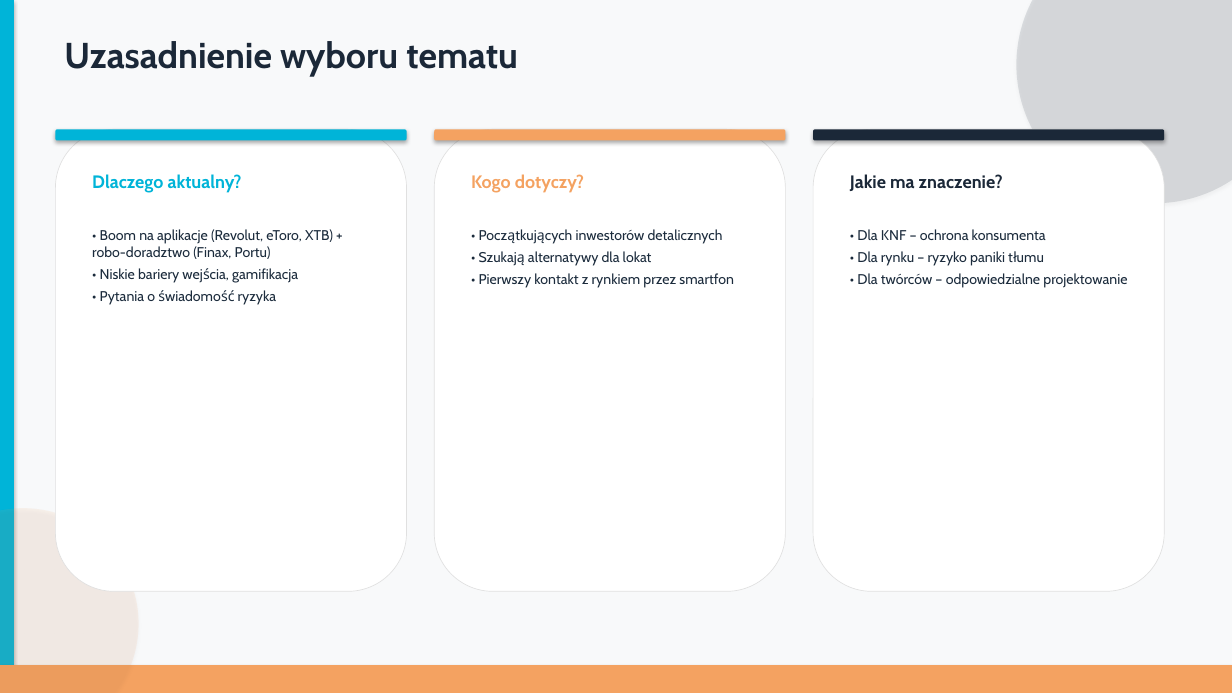
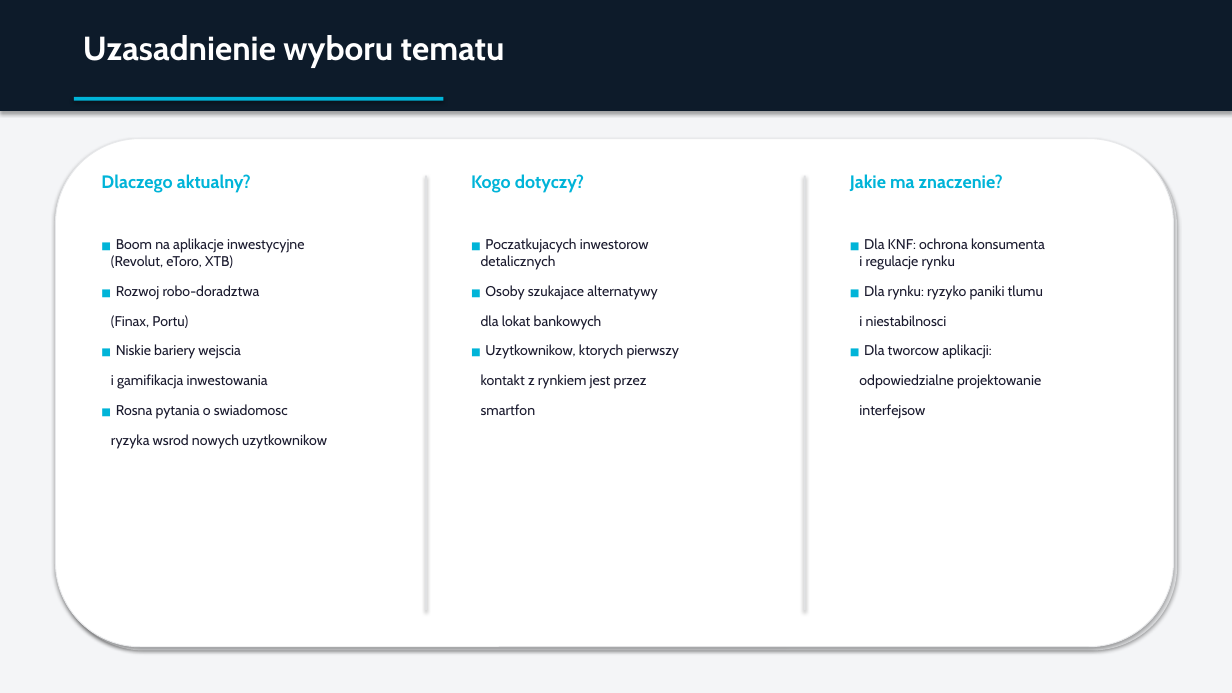
Before and after one commit to krystian61222-cyber/github, a slide deck: slide 2 of Prezentacja_Fintech.pptx. Drawn at 1232x693 pixels with LibreOffice and Linux fonts; fonts in the diff are those of the drawing. Boxes give left, top, right and bottom in pixels: in the first picture for what was removed or moved away, otherwise in the second. Text is boxed around its words. In the diff, an @@ line names an element or a change of style, - is before the commit and + after.

Commit message:
feat: redesign presentation with premium unified layout

```diff
--- a/Prezentacja_Fintech.pptx
+++ b/Prezentacja_Fintech.pptx
@@ background #F8F9FA to #F4F5F7 @@
@@ rectangle removed at (x1=0, y1=0, x2=14, y2=693) @@
@@ rectangle added at (x1=0, y1=0, x2=1232, y2=111), fill #0D1B2A @@
@@ text "Uzasadnienie wyboru tematu" moved from (x1=64, y1=41, x2=518, y2=76) to (x1=83, y1=35, x2=505, y2=68) @@
@@ text "Uzasadnienie wyboru tematu" at (x1=83, y1=35, x2=505, y2=68): size 28 to 26 pt, text colour #1B2838 to #FFFFFF @@
@@ ellipse removed at (x1=1017, y1=0, x2=1232, y2=203) @@
@@ rectangle added at (x1=74, y1=97, x2=444, y2=101), fill #00B4D8 @@
@@ rounded rectangle resized from (x1=434, y1=129, x2=786, y2=592) to (x1=55, y1=139, x2=1174, y2=647) @@
@@ rounded rectangle at (x1=55, y1=139, x2=1174, y2=647): outline #E0E0E0 0.5 pt to #E8E9EB 0.75 pt; shadow on @@
@@ rounded rectangle removed at (x1=55, y1=129, x2=407, y2=592) @@
@@ rounded rectangle removed at (x1=55, y1=129, x2=407, y2=140) @@
@@ rounded rectangle added at (x1=59, y1=142, x2=1177, y2=651), fill #E0E1E3 @@
@@ rounded rectangle removed at (x1=434, y1=129, x2=786, y2=140) @@
@@ rounded rectangle removed at (x1=813, y1=129, x2=1165, y2=592) @@
@@ rounded rectangle removed at (x1=813, y1=129, x2=1165, y2=140) @@
@@ text "Dlaczego aktualny?" moved from (x1=92, y1=174, x2=242, y2=193) to (x1=101, y1=174, x2=251, y2=193) @@
@@ rectangle added at (x1=425, y1=176, x2=427, y2=610), fill #E0E1E3 @@
@@ text "Kogo dotyczy?" at (x1=471, y1=174, x2=584, y2=193): text colour #F4A261 to #00B4D8 @@
@@ rectangle added at (x1=804, y1=176, x2=806, y2=610), fill #E0E1E3 @@
@@ text "Jakie ma znaczenie?" at (x1=850, y1=174, x2=1003, y2=191): text colour #1B2838 to #00B4D8 @@
@@ text at (x1=111, y1=238, x2=327, y2=449): text changed; text colour #1B2B3C to #1A1A2E @@
-• Boom na aplikacje (Revolut, eToro, XTB) + robo-doradztwo (Finax, Portu)
-• Niskie bariery wejścia, gamifikacja
-• Pytania o świadomość ryzyka
+■ Boom na aplikacje inwestycyjne
+(Revolut, eToro, XTB)
+■ Rozwoj robo-doradztwa
+(Finax, Portu)
+■ Niskie bariery wejscia
+i gamifikacja inwestowania
+■ Rosna pytania o swiadomosc
+ryzyka wsrod nowych uzytkownikow
@@ text at (x1=481, y1=238, x2=680, y2=415): text changed; text colour #1B2B3C to #1A1A2E @@
-• Początkujących inwestorów detalicznych
-• Szukają alternatywy dla lokat
-• Pierwszy kontakt z rynkiem przez smartfon
+■ Poczatkujacych inwestorow
+detalicznych
+■ Osoby szukajace alternatywy
+dla lokat bankowych
+■ Uzytkownikow, ktorych pierwszy
+kontakt z rynkiem jest przez
+smartfon
@@ text at (x1=859, y1=238, x2=1045, y2=419): text changed; text colour #1B2B3C to #1A1A2E @@
-• Dla KNF – ochrona konsumenta
-• Dla rynku – ryzyko paniki tłumu
-• Dla twórców – odpowiedzialne projektowanie
+■ Dla KNF: ochrona konsumenta
+i regulacje rynku
+■ Dla rynku: ryzyko paniki tlumu
+i niestabilnosci
+■ Dla tworcow aplikacji:
+odpowiedzialne projektowanie
+interfejsow
@@ ellipse removed at (x1=0, y1=508, x2=139, y2=693) @@
@@ rectangle removed at (x1=0, y1=665, x2=1232, y2=693) @@
```
Also in this commit, not shown: 5 other slides changed, 3 slides added, 3 slides removed, 1 other file.
